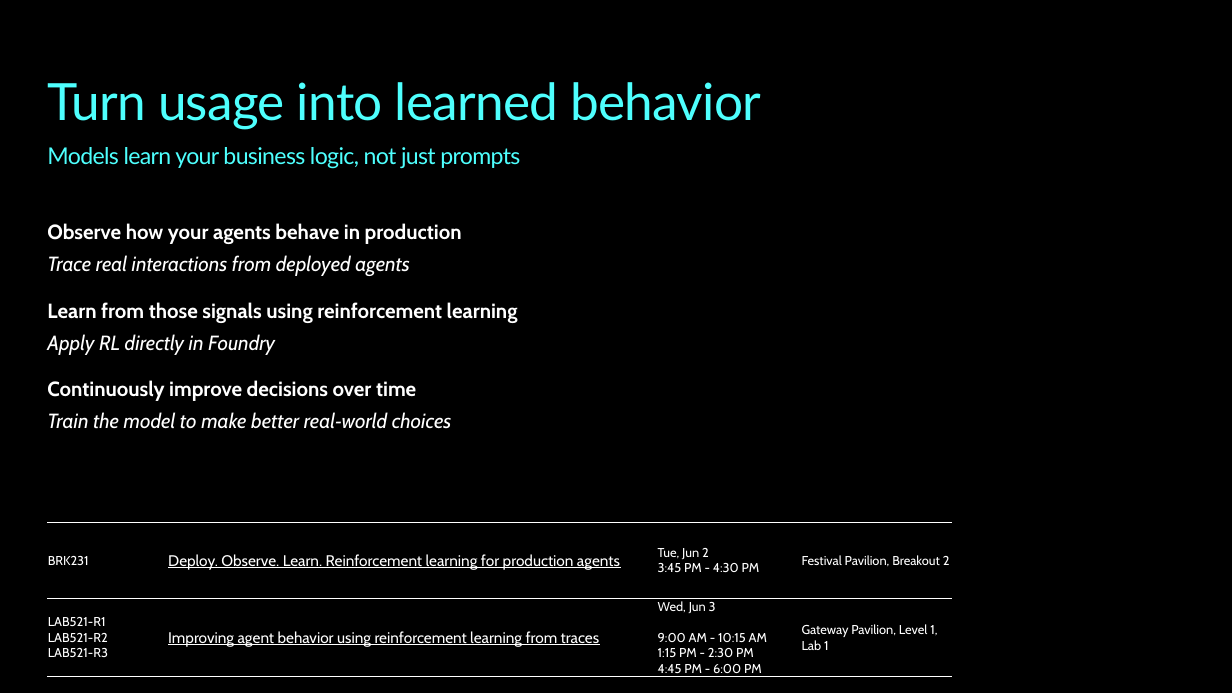
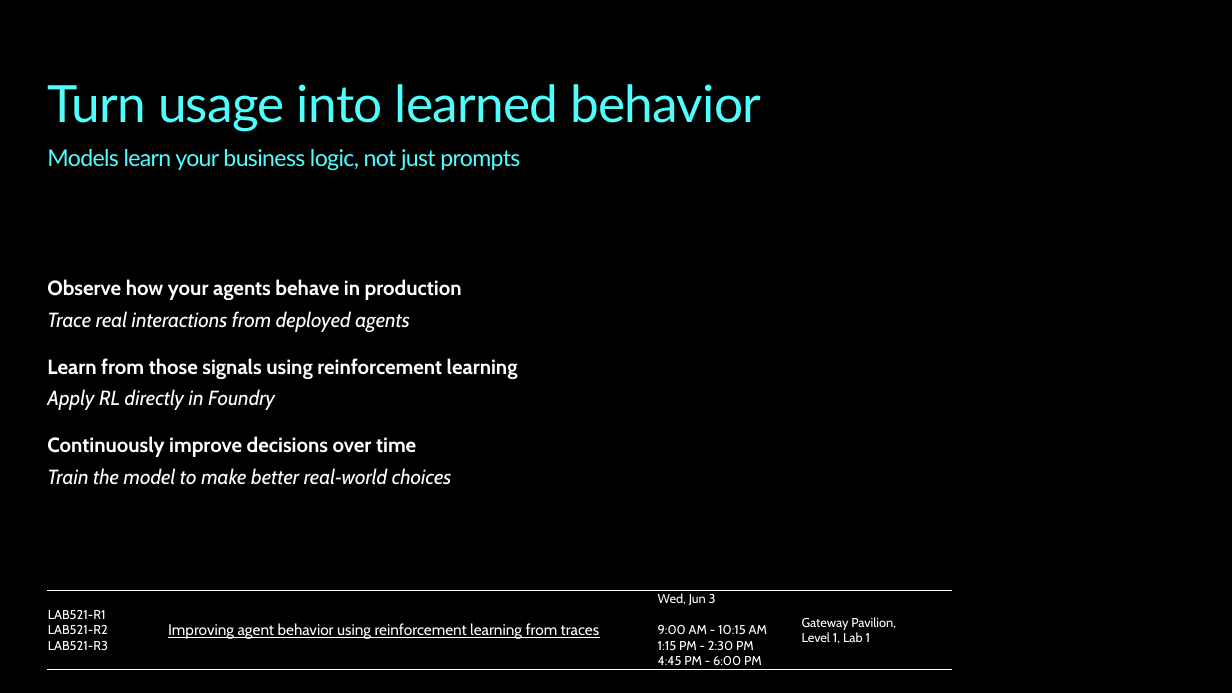
Before and after one commit to microsoft-foundry/build-2026-demos, a slide deck: slide 8 of fine-tuning-and-adaption/FineTuning-Booth_RotatingDeck_Build 2026.pptx. Drawn at 1232x693 pixels with LibreOffice and Linux fonts; fonts in the diff are those of the drawing; background and template pictures are left out. Boxes give left, top, right and bottom in pixels: in the first picture for what was removed or moved away, otherwise in the second. Text is boxed around its words. In the diff, an @@ line names an element or a change of style, - is before the commit and + after.

```diff
--- a/fine-tuning-and-adaption/FineTuning-Booth_RotatingDeck_Build 2026.pptx
+++ b/fine-tuning-and-adaption/FineTuning-Booth_RotatingDeck_Build 2026.pptx
@@ title "Turn usage into learned behavior ..." at <box>47,84,761,171</box>: more space between paragraphs @@
@@ text "Observe how your agents behave ...": place and size @@
-text "Observe how your agents behave ..." at <box>47,223,518,429</box>
+text "Observe how your agents behave ..." at <box>47,279,518,485</box>
@@ table at <box>47,591,952,674</box> @@
-row 1: BRK231 | Deploy. Observe. Learn. Reinforcement learning for production agents | Tue, Jun 2 / 3:45 PM - 4:30 PM | Festival Pavilion, Breakout 2
-row 2: LAB521-R1 / LAB521-R2 / LAB521-R3 | Improving agent behavior using reinforcement learning from traces | Wed, Jun 3 / 9:00 AM - 10:15 AM / 1:15 PM - 2:30 PM / 4:45 PM - 6:00 PM | Gateway Pavilion, Level 1, Lab 1
+row 1: LAB521-R1 / LAB521-R2 / LAB521-R3 | Improving agent behavior using reinforcement learning from traces | Wed, Jun 3 / 9:00 AM - 10:15 AM / 1:15 PM - 2:30 PM / 4:45 PM - 6:00 PM | Gateway Pavilion, / Level 1, Lab 1
@@ table: place and size @@
-table at <box>47,522,952,681</box>
+table at <box>47,591,952,674</box>
```
Also in this commit, not shown: 2 other slides changed.
